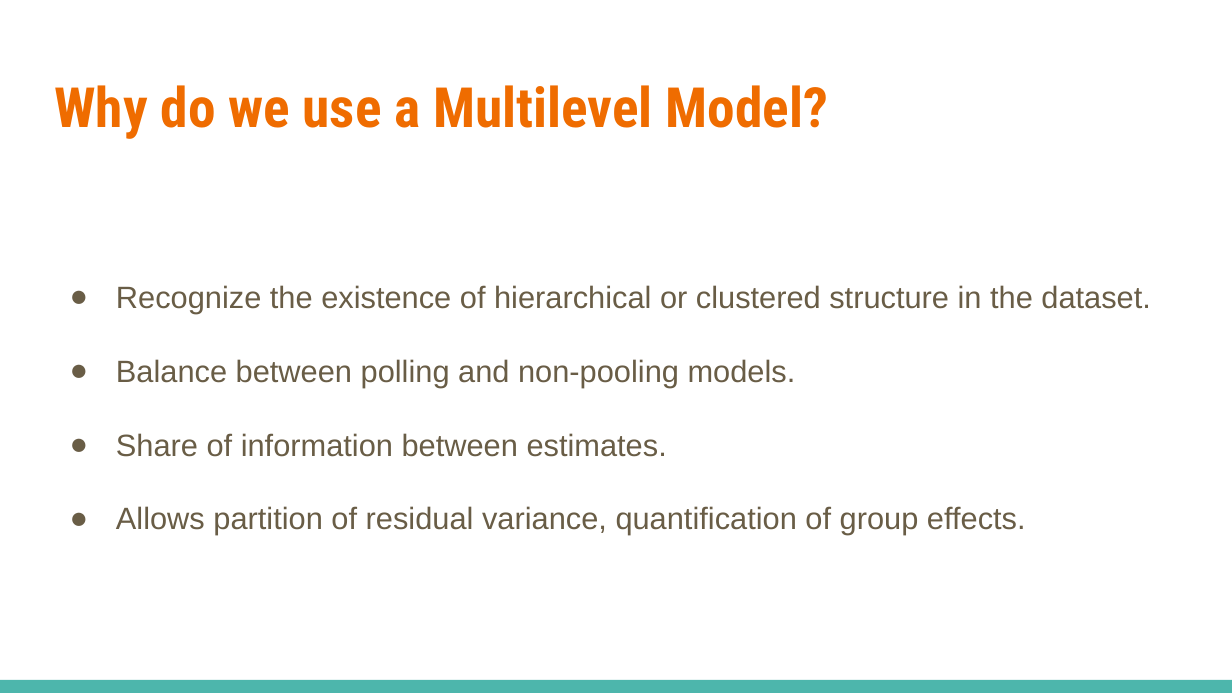
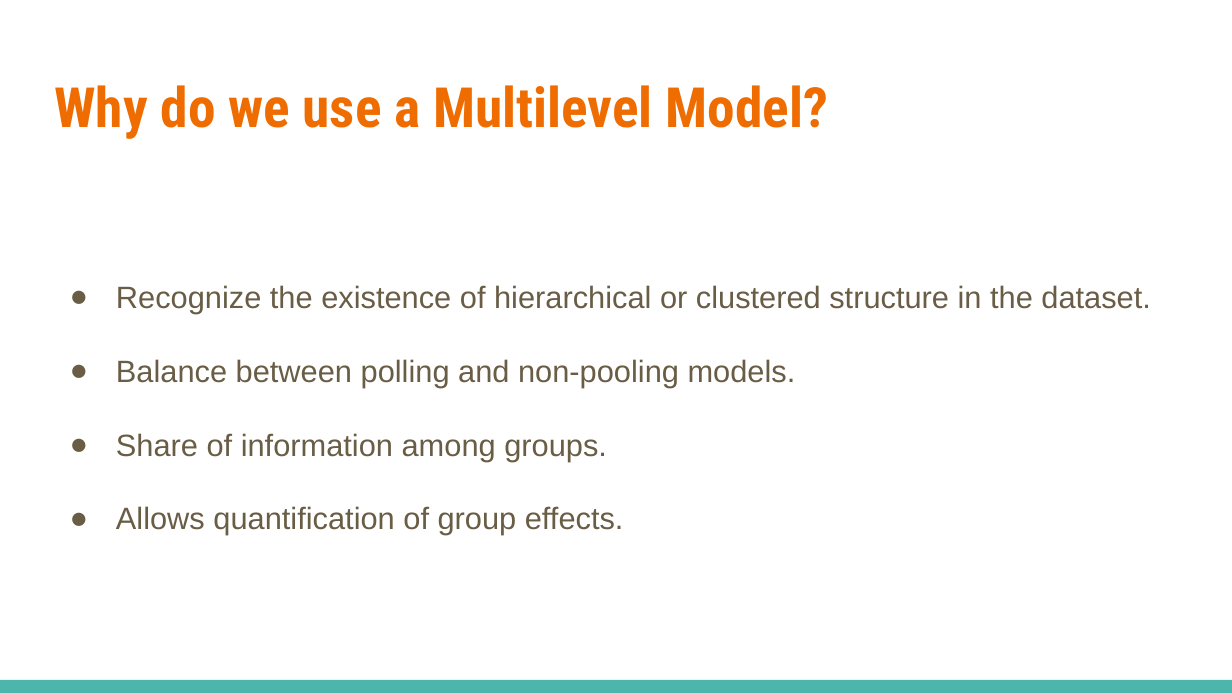
Before and after one commit to GaojiaXu/STA610-hw4, a slide deck: slide 4 of hierarchical model mini lecture.pptx. Drawn at 1232x693 pixels with LibreOffice and Linux fonts; fonts in the diff are those of the drawing. Boxes give left, top, right and bottom in pixels: in the first picture for what was removed or moved away, otherwise in the second. Text is boxed around its words. In the diff, an @@ line names an element or a change of style, - is before the commit and + after.

```diff
--- a/hierarchical model mini lecture.pptx
+++ b/hierarchical model mini lecture.pptx
@@ text at (x1=116, y1=433, x2=624, y2=535): text changed @@
-● Share of information between estimates.
-● Allows partition of residual variance, quantification of group effects.
+● Share of information among groups.
+● Allows quantification of group effects.
```
Also in this commit, not shown: 1 other slide changed, 2 slides removed.
